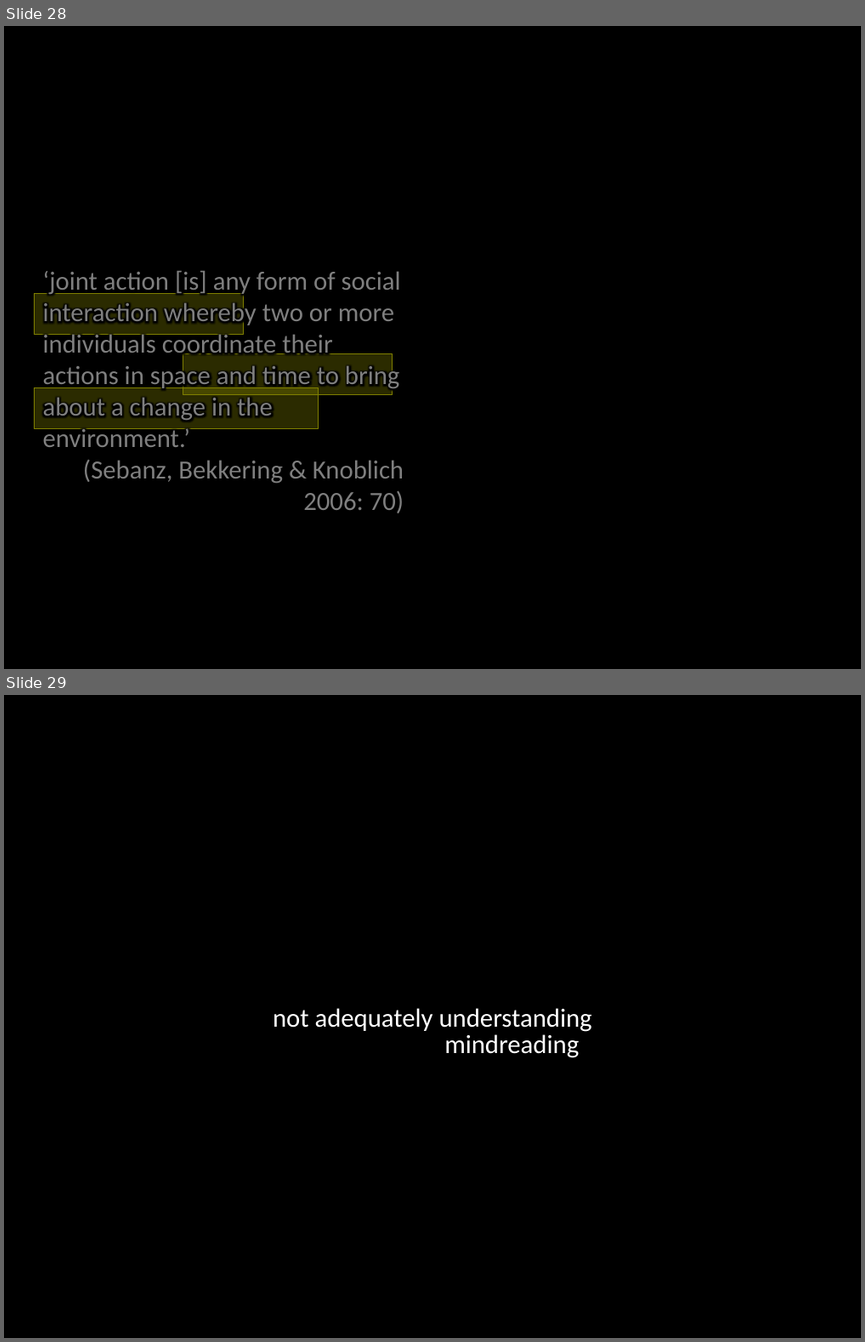
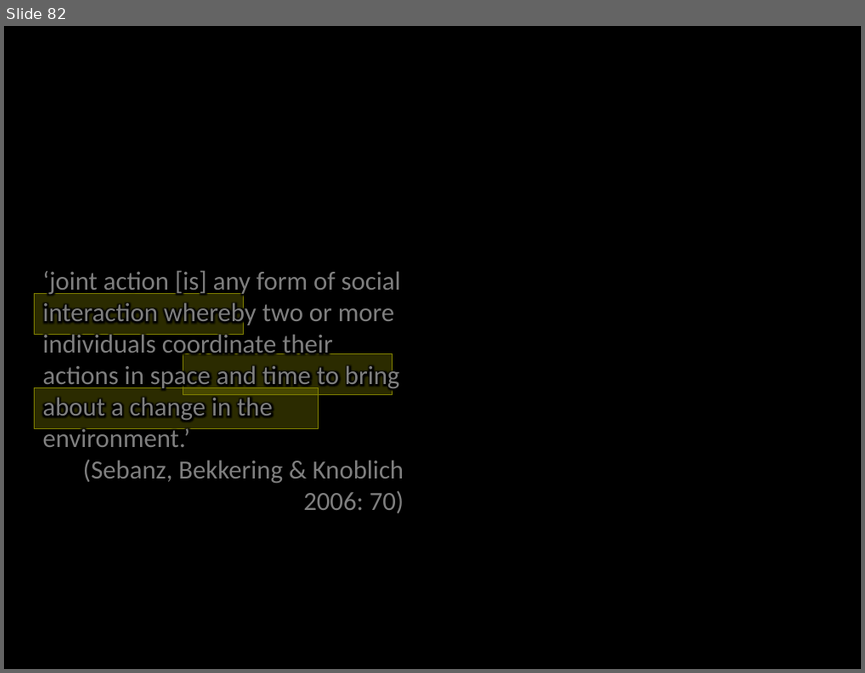
Before and after one commit to butterfill/lecture_mindreading_joint_action_philosophical_tools, a slide deck: lecture01/lecture01.ppt.pptx. Shown one above the other, each under a label of ours: slides 28 and 29 before the commit, slide 82 after it. The pictures are 865x1342 and 865x673 pixels, drawn with LibreOffice and Linux fonts; fonts in the diff are those of the drawing. Boxes give left, top, right and bottom in pixels: in the first picture for what was removed or moved away, otherwise in the second. Text is boxed around its words. In the diff, an @@ line names an element or a change of style, - is before the commit and + after.

```diff
--- a/lecture01/lecture01.ppt.pptx
+++ b/lecture01/lecture01.ppt.pptx
@@ slide 29 removed at [4,695,861,1338], background #000000 @@
@@ text removed at [273,1008,592,1032] @@
-not adequately understanding
@@ text removed at [444,1034,579,1058] @@
-mindreading
@@ what was slide 28 is now slide 82 @@
```
Also in this commit, not shown: 5 slides changed, 31 slides added, 5 other slides removed, 3 other files.
